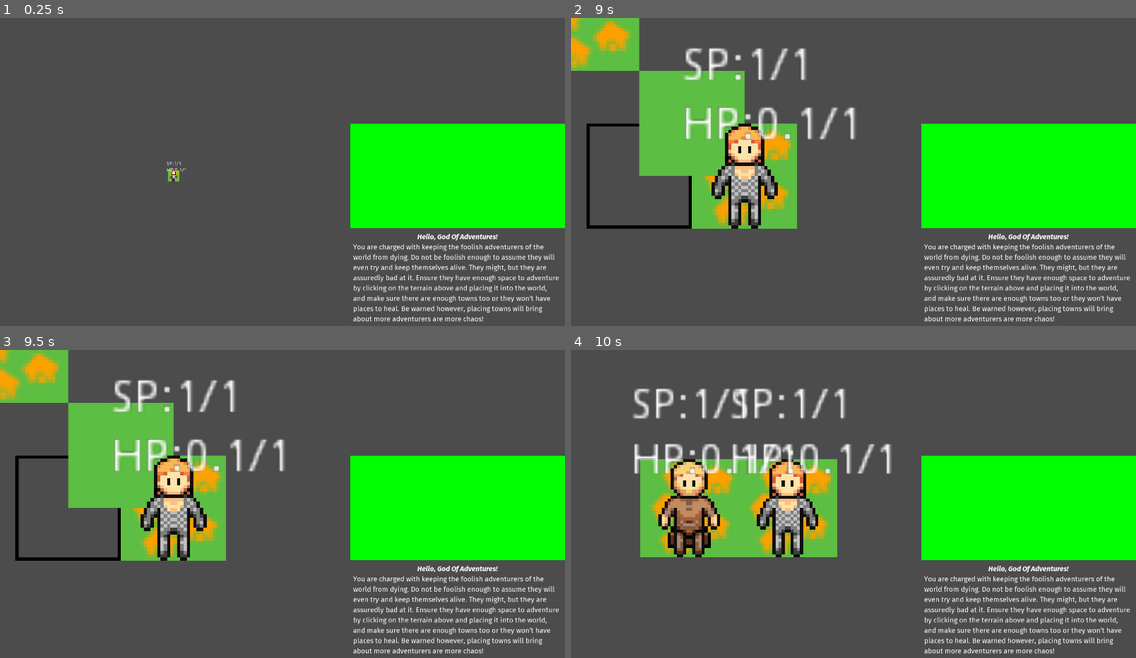
Above: before the commit, frames 1-4 (two rows, left to right).
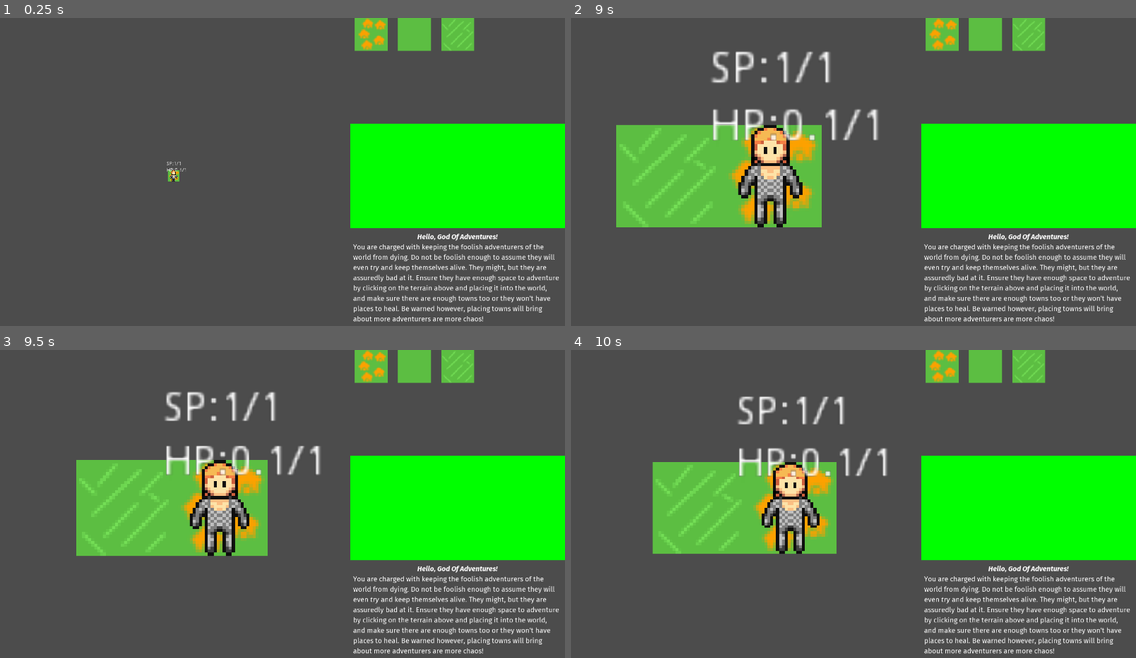
Above: after the commit, the same moments.

Repository: LLBlumire/ldjam46
Game: Godot game, scene res://src/OverviewUI/OverviewUI.tscn
Two runs of this game, one before a commit and one after it. Both use one fixed random seed, a clock stepped at 60 frames per second and the inputs below.
Inputs (mouse positions are in pixels of both pictures, inside the frame that each line leads up to):
- Up to frame 1 (0.25 s): no input
- Up to frame 2 (9 s): click (943, 33) at 0.52 s; click (983, 33) at 1.27 s; click (1028, 33) at 2.02 s; click (943, 33) at 2.77 s; click (983, 33) at 3.52 s; click (1028, 33) at 4.27 s; click (943, 33) at 5.02 s; click (983, 33) at 5.77 s; click (1028, 33) at 6.52 s; tap Enter at 7.25 s; move the mouse to (1028, 282) at 7.27 s; tap Space (ui_select) at 7.35, 7.52, 7.82, 8, 8.1, 8.27, 8.57, 8.85 s; move the mouse to (1023, 224) at 8.02 s; move the mouse to (684, 128) at 8.77 s
- Up to frame 3 (9.5 s): no input
- Up to frame 4 (10 s): click (587, 350) at 9.52 s

The runs differ from the first frame. In frame 1, 1.9% of the frame differs, in the area x 62-84%, y 0-11%; in frame 2, 19%, in the area x 0-84%, y 0-69%; in frame 3, 18%; in frame 4, 12%.

Commit message:
Add the new build menu

Diff:
--- a/src/Data/TileData.gd
+++ b/src/Data/TileData.gd
@@ -3,8 +3,8 @@
 const SELECTED : int = 0
 const CLEAR : int = -1
 const TOWN : int = 0
-const FARMLAND : int = 1
-const GRASSLAND : int = 2
+const GRASSLAND : int = 1
+const FARMLAND : int = 2
 const WOODS : int = 3
 const HILLS : int = 4
 const SWAMP : int = 5
--- /dev/null
+++ b/src/OverviewUI/BuildMenu.gd
@@ -0,0 +1,26 @@
+extends GridContainer
+
+signal build_mode_set
+
+# Declare member variables here. Examples:
+# var a = 2
+# var b = "text"
+
+
+# Called when the node enters the scene tree for the first time.
+func _ready():
+	pass # Replace with function body.
+
+
+# Called every frame. 'delta' is the elapsed time since the previous frame.
+#func _process(delta):
+#	pass
+
+func _on_TownButton_pressed():
+	emit_signal("build_mode_set", TileData.TOWN)
+
+func _on_GrasslandButton_pressed():
+	emit_signal("build_mode_set", TileData.GRASSLAND)
+
+func _on_FarmlandButton_pressed():
+	emit_signal("build_mode_set", TileData.FARMLAND)
--- a/src/OverviewUI/OverviewUI.tscn
+++ b/src/OverviewUI/OverviewUI.tscn
@@ -8,6 +8,20 @@
 [ext_resource path="res://res/fonts/FiraSans-Italic.ttf" type="DynamicFontData" id=6]
 [ext_resource path="res://res/fonts/FiraSans-Bold.ttf" type="DynamicFontData" id=7]
 [ext_resource path="res://src/OverviewUI/ChatLog.gd" type="Script" id=8]
+[ext_resource path="res://res/worldsprites.png" type="Texture" id=9]
+[ext_resource path="res://src/OverviewUI/BuildMenu.gd" type="Script" id=10]
+
+[sub_resource type="AtlasTexture" id=6]
+atlas = ExtResource( 9 )
+region = Rect2( 0, 0, 32, 32 )
+
+[sub_resource type="AtlasTexture" id=8]
+atlas = ExtResource( 9 )
+region = Rect2( 32, 0, 32, 32 )
+
+[sub_resource type="AtlasTexture" id=9]
+atlas = ExtResource( 9 )
+region = Rect2( 64, 0, 32, 32 )
 
 [sub_resource type="DynamicFont" id=1]
 size = 24
@@ -75,12 +89,121 @@
 margin_bottom = 1076.0
 size_flags_horizontal = 3
 
-[node name="ColorRect" type="GridContainer" parent="SplitScreen/UI"]
+[node name="BuildMenu" type="GridContainer" parent="SplitScreen/UI"]
 margin_right = 730.0
 margin_bottom = 356.0
 size_flags_horizontal = 3
 size_flags_vertical = 3
-columns = 2
+custom_constants/vseparation = 10
+columns = 5
+script = ExtResource( 10 )
+
+[node name="MarginContainer" type="MarginContainer" parent="SplitScreen/UI/BuildMenu"]
+margin_right = 142.0
+margin_bottom = 112.0
+size_flags_horizontal = 3
+size_flags_vertical = 3
+
+[node name="TownButton" type="TextureButton" parent="SplitScreen/UI/BuildMenu/MarginContainer"]
+margin_right = 142.0
+margin_bottom = 112.0
+size_flags_horizontal = 3
+size_flags_vertical = 3
+texture_normal = SubResource( 6 )
+expand = true
+stretch_mode = 5
+
+[node name="MarginContainer2" type="MarginContainer" parent="SplitScreen/UI/BuildMenu"]
+margin_left = 146.0
+margin_right = 288.0
+margin_bottom = 112.0
+size_flags_horizontal = 3
+size_flags_vertical = 3
+
+[node name="GrasslandButton" type="TextureButton" parent="SplitScreen/UI/BuildMenu/MarginContainer2"]
+margin_right = 142.0
+margin_bottom = 112.0
+size_flags_horizontal = 3
+size_flags_vertical = 3
+texture_normal = SubResource( 8 )
+expand = true
+stretch_mode = 5
+
+[node name="MarginContainer3" type="MarginContainer" parent="SplitScreen/UI/BuildMenu"]
+margin_left = 292.0
+margin_right = 434.0
+margin_bottom = 112.0
+size_flags_horizontal = 3
+size_flags_vertical = 3
+
+[node name="FarmlandButton" type="TextureButton" parent="SplitScreen/UI/BuildMenu/MarginContainer3"]
+margin_right = 142.0
+margin_bottom = 112.0
+size_flags_horizontal = 3
+size_flags_vertical = 3
+texture_normal = SubResource( 9 )
+expand = true
+stretch_mode = 5
+
+[node name="MarginContainer4" type="MarginContainer" parent="SplitScreen/UI/BuildMenu"]
+margin_left = 438.0
+margin_right = 580.0
+margin_bottom = 112.0
+size_flags_horizontal = 3
+size_flags_vertical = 3
+
+[node name="MarginContainer5" type="MarginContainer" parent="SplitScreen/UI/BuildMenu"]
+margin_left = 584.0
+margin_right = 726.0
+margin_bottom = 112.0
+size_flags_horizontal = 3
+size_flags_vertical = 3
+
+[node name="MarginContainer6" type="MarginContainer" parent="SplitScreen/UI/BuildMenu"]
+margin_top = 122.0
+margin_right = 142.0
+margin_bottom = 234.0
+size_flags_horizontal = 3
+size_flags_vertical = 3
+
+[node name="MarginContainer7" type="MarginContainer" parent="SplitScreen/UI/BuildMenu"]
+margin_left = 146.0
+margin_top = 122.0
+margin_right = 288.0
+margin_bottom = 234.0
+size_flags_horizontal = 3
+size_flags_vertical = 3
+
+[node name="MarginContainer8" type="MarginContainer" parent="SplitScreen/UI/BuildMenu"]
+margin_left = 292.0
+margin_top = 122.0
+margin_right = 434.0
+margin_bottom = 234.0
+size_flags_horizontal = 3
+size_flags_vertical = 3
+
+[node name="MarginContainer9" type="MarginContainer" parent="SplitScreen/UI/BuildMenu"]
+margin_left = 438.0
+margin_top = 122.0
+margin_right = 580.0
+margin_bottom = 234.0
+size_flags_horizontal = 3
+size_flags_vertical = 3
+
+[node name="MarginContainer10" type="MarginContainer" parent="SplitScreen/UI/BuildMenu"]
+margin_left = 584.0
+margin_top = 122.0
+margin_right = 726.0
+margin_bottom = 234.0
+size_flags_horizontal = 3
+size_flags_vertical = 3
+
+[node name="MarginContainer11" type="MarginContainer" parent="SplitScreen/UI/BuildMenu"]
+margin_top = 244.0
+margin_right = 142.0
+margin_bottom = 356.0
+size_flags_horizontal = 3
+size_flags_vertical = 3
 
 [node name="ColorRect2" type="ColorRect" parent="SplitScreen/UI"]
 margin_top = 360.0
@@ -121,3 +244,7 @@
 You are charged with keeping the foolish adventurers of the world from dying. Do not be foolish enough to assume they w …(352 unchanged characters)…
 scroll_following = true
 script = ExtResource( 8 )
+[connection signal="build_mode_set" from="SplitScreen/UI/BuildMenu" to="SplitScreen/ViewportContainer/Viewport/World" method="_on_BuildMenu_build_mode_set"]
+[connection signal="pressed" from="SplitScreen/UI/BuildMenu/MarginContainer/TownButton" to="SplitScreen/UI/BuildMenu" method="_on_TownButton_pressed"]
+[connection signal="pressed" from="SplitScreen/UI/BuildMenu/MarginContainer2/GrasslandButton" to="SplitScreen/UI/BuildMenu" method="_on_GrasslandButton_pressed"]
+[connection signal="pressed" from="SplitScreen/UI/BuildMenu/MarginContainer3/FarmlandButton" to="SplitScreen/UI/BuildMenu" method="_on_FarmlandButton_pressed"]
--- /dev/null
+++ b/src/OverviewUI/TileButtonGroup.tres
@@ -0,0 +1,4 @@
+[gd_resource type="ButtonGroup" format=2]
+
+[resource]
+resource_name = "TileButton"
--- a/src/UI/BuildingMenu.gd
+++ /dev/null
@@ -1,40 +0,0 @@
-extends Node2D
-
-
-# Declare member variables here. Examples:
-# var a = 2
-# var b = "text"
-
-var world_map
-var click_cursor : Vector2
-
-# Called when the node enters the scene tree for the first time.
-func _ready():
-	world_map = get_node(NodeMgr.world).world_map
-
-
-# Called every frame. 'delta' is the elapsed time since the previous frame.
-#func _process(delta):
-
-func _input(event):
-	if (event.is_pressed() and event.button_index == BUTTON_RIGHT):
-		kill_self()
-
-
-func kill_self():
-	get_parent().remove_child(self)
-	world_map.building_flag = false
-
-func _on_Village_pressed():
-	world_map.place_tile(click_cursor,0)
-	kill_self()
-
-
-func _on_Grassland_pressed():
-	world_map.place_tile(click_cursor,1)
-	kill_self()
-
-
-func _on_Forest_pressed():
-	world_map.place_tile(click_cursor,3)
-	kill_self()
--- a/src/UI/BuildingMenu.tscn
+++ /dev/null
@@ -1,52 +0,0 @@
-[gd_scene load_steps=6 format=2]
-
-[ext_resource path="res://res/worldsprites.png" type="Texture" id=1]
-[ext_resource path="res://src/UI/BuildingMenu.gd" type="Script" id=2]
-
-[sub_resource type="AtlasTexture" id=1]
-atlas = ExtResource( 1 )
-region = Rect2( 0, 0, 32, 32 )
-
-[sub_resource type="AtlasTexture" id=2]
-atlas = ExtResource( 1 )
-region = Rect2( 32, 0, 32, 32 )
-
-[sub_resource type="AtlasTexture" id=3]
-atlas = ExtResource( 1 )
-region = Rect2( 96, 0, 32, 32 )
-
-[node name="BuildingMenu" type="Node2D"]
-script = ExtResource( 2 )
-
-[node name="Village" type="TextureButton" parent="."]
-margin_left = -16.0
-margin_top = -48.0
-margin_right = 16.0
-margin_bottom = -16.0
-texture_normal = SubResource( 1 )
-__meta__ = {
-"_edit_use_anchors_": false
-}
-
-[node name="Grassland" type="TextureButton" parent="."]
-margin_left = 16.0
-margin_top = -16.0
-margin_right = 48.0
-margin_bottom = 16.0
-texture_normal = SubResource( 2 )
-__meta__ = {
-"_edit_use_anchors_": false
-}
-
-[node name="Forest" type="TextureButton" parent="."]
-margin_left = -48.0
-margin_top = -16.0
-margin_right = -16.0
-margin_bottom = 16.0
-texture_normal = SubResource( 3 )
-__meta__ = {
-"_edit_use_anchors_": false
-}
-[connection signal="pressed" from="Village" to="." method="_on_Village_pressed"]
-[connection signal="pressed" from="Grassland" to="." method="_on_Grassland_pressed"]
-[connection signal="pressed" from="Forest" to="." method="_on_Forest_pressed"]
--- a/src/World/World.gd
+++ b/src/World/World.gd
@@ -6,7 +6,6 @@
 var turn_timer
 
 func _ready():
-
 	world_map = get_node("WorldMap")
 	turn_timer = get_node("TurnTimer")
 
@@ -18,3 +17,6 @@
 	var adventurer = adventurer_scene.instance()
 	adventurer.Pos = pos
 	call_deferred("add_child",adventurer)
+
+func _on_BuildMenu_build_mode_set(tile: int):
+	world_map.build_mode = tile
--- a/src/WorldMap/WorldMap.gd
+++ b/src/WorldMap/WorldMap.gd
@@ -15,6 +15,7 @@
 var lower_bounds : Vector2 = Vector2(0, 0)
 var upper_bounds : Vector2 = Vector2(0, 0)
 var tile_data : Dictionary = {}
+var build_mode : int
 
 # Called when the node enters the scene tree for the first time.
 func _ready():
@@ -24,7 +25,7 @@
 	neighbour_mask = get_node("NeighbourMask")
 	world_node = get_node(NodeMgr.world)
 	place_tile(Vector2(0, 0), 0)
-	building_scene = load("res://src/UI/BuildingMenu.tscn")
+	build_mode = 0
 
 func map_to_world(vec : Vector2):
 	return world_select.map_to_world(vec)
@@ -41,16 +42,10 @@
 		if world_tile_map.get_cellv(mouse_cursor) == -1:
 			place_cursor()
 			if Input.is_action_just_pressed("ui_select"):
-				if building_flag == false:
-					click_cursor = mouse_cursor
-					emit_signal("tile_clicked", click_cursor)
-					building_flag = true
-					var building_menu = building_scene.instance()
-					building_menu.position = world_tile_map.map_to_world(click_cursor)
-					building_menu.click_cursor = click_cursor
-					add_child(building_menu)
+				place_tile(mouse_cursor, build_mode)
+
 func place_cursor():
-	world_select.set_cellv(mouse_cursor, 0)
+	world_select.set_cell(mouse_cursor.x, mouse_cursor.y, 0, false, false, false, Vector2(build_mode, 0))
 
 func clear_cursor():
 	world_select.set_cellv(mouse_cursor, -1)
--- a/src/WorldMap/WorldMap.tscn
+++ b/src/WorldMap/WorldMap.tscn
@@ -1,7 +1,6 @@
-[gd_scene load_steps=6 format=2]
+[gd_scene load_steps=5 format=2]
 
 [ext_resource path="res://src/WorldMap/WorldMap.gd" type="Script" id=1]
-[ext_resource path="res://res/worldselect.png" type="Texture" id=2]
 [ext_resource path="res://res/worldsprites.png" type="Texture" id=3]
 
 [sub_resource type="TileSet" id=1]
@@ -30,12 +29,19 @@
 
 [sub_resource type="TileSet" id=2]
 resource_name = "select"
-0/name = "worldselect.png 0"
-0/texture = ExtResource( 2 )
+0/name = "worldsprites.png 0"
+0/texture = ExtResource( 3 )
 0/tex_offset = Vector2( 0, 0 )
 0/modulate = Color( 1, 1, 1, 1 )
-0/region = Rect2( 0, 0, 32, 32 )
-0/tile_mode = 0
+0/region = Rect2( 0, 0, 352, 32 )
+0/tile_mode = 2
+0/autotile/icon_coordinate = Vector2( 0, 0 )
+0/autotile/tile_size = Vector2( 32, 32 )
+0/autotile/spacing = 0
+0/autotile/occluder_map = [  ]
+0/autotile/navpoly_map = [  ]
+0/autotile/priority_map = [  ]
+0/autotile/z_index_map = [  ]
 0/occluder_offset = Vector2( 0, 0 )
 0/navigation_offset = Vector2( 0, 0 )
 0/shape_offset = Vector2( 0, 0 )
@@ -59,6 +65,7 @@
 }
 
 [node name="WorldSelect" type="TileMap" parent="."]
+use_parent_material = true
 tile_set = SubResource( 2 )
 cell_size = Vector2( 32, 32 )
 cell_custom_transform = Transform2D( 1, 0, 0, 1, 0, 0 )
Not shown: 1 places in src/OverviewUI/OverviewUI.tscn that only renumber resources
